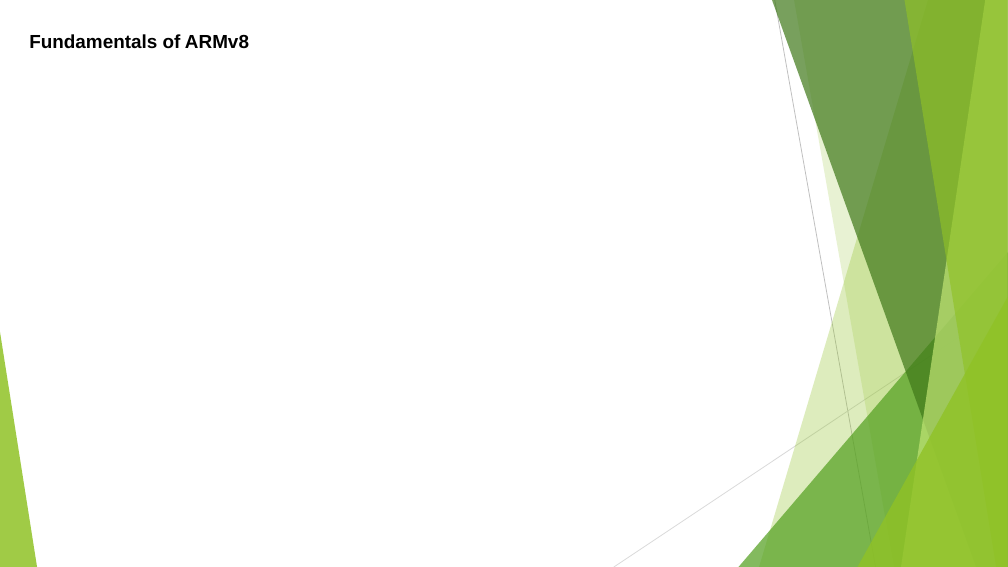
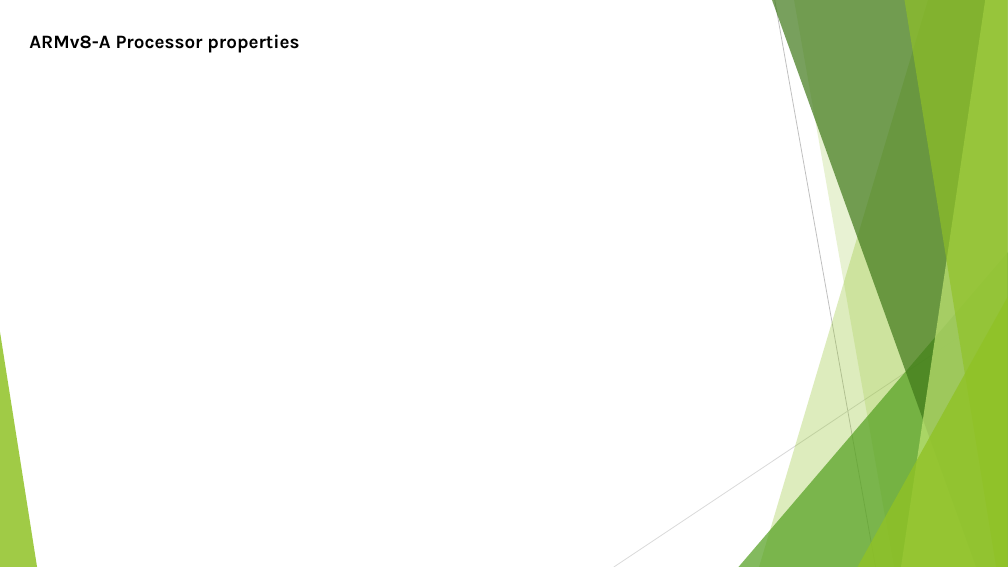
Before and after one commit to softwaresunleashed/ebook_writing, a slide deck: slide 4 of Presentations/ARM_PPTs/Ch2_ARMv8_Architecture.pptx (slide 3 before the commit). Drawn at 1008x567 pixels with LibreOffice and Linux fonts; fonts in the diff are those of the drawing. Boxes give left, top, right and bottom in pixels: in the first picture for what was removed or moved away, otherwise in the second. Text is boxed around its words. In the diff, an @@ line names an element or a change of style, - is before the commit and + after.

```diff
--- a/Presentations/ARM_PPTs/Ch2_ARMv8_Architecture.pptx
+++ b/Presentations/ARM_PPTs/Ch2_ARMv8_Architecture.pptx
@@ text at [29, 34, 299, 53]: text changed; font Arial to Karla @@
-Fundamentals of ARMv8
+ARMv8-A Processor properties
```
Also in this commit, not shown: 2 slides added, 1 slide removed, 2 other files.
